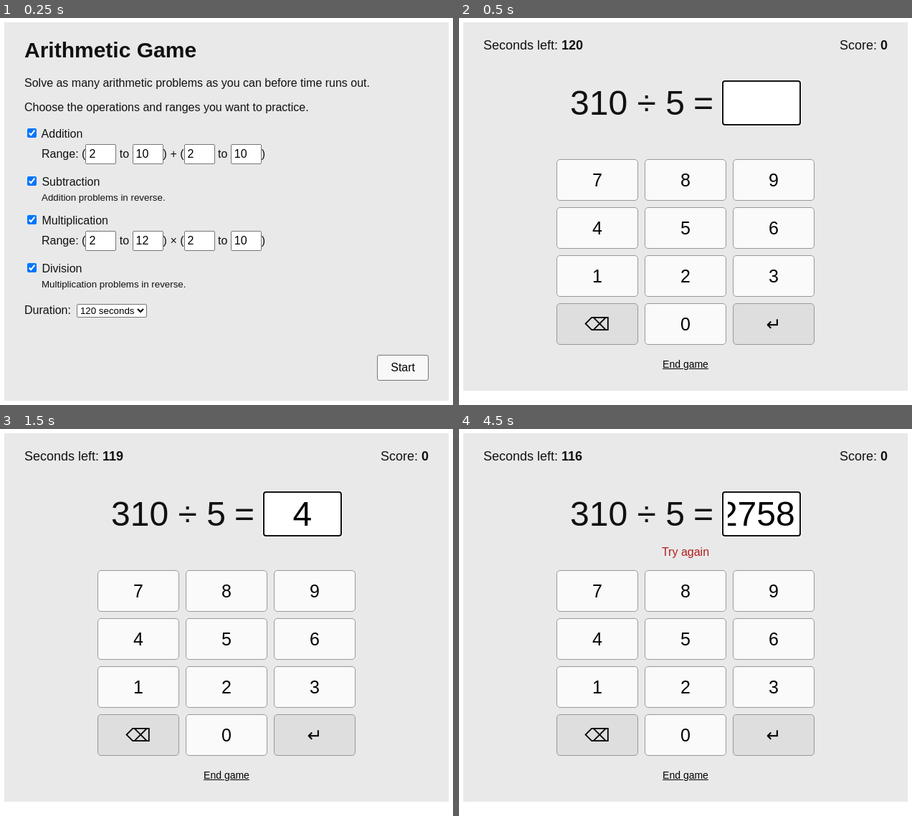
Above: before the commit, frames 1-4 (two rows, left to right).
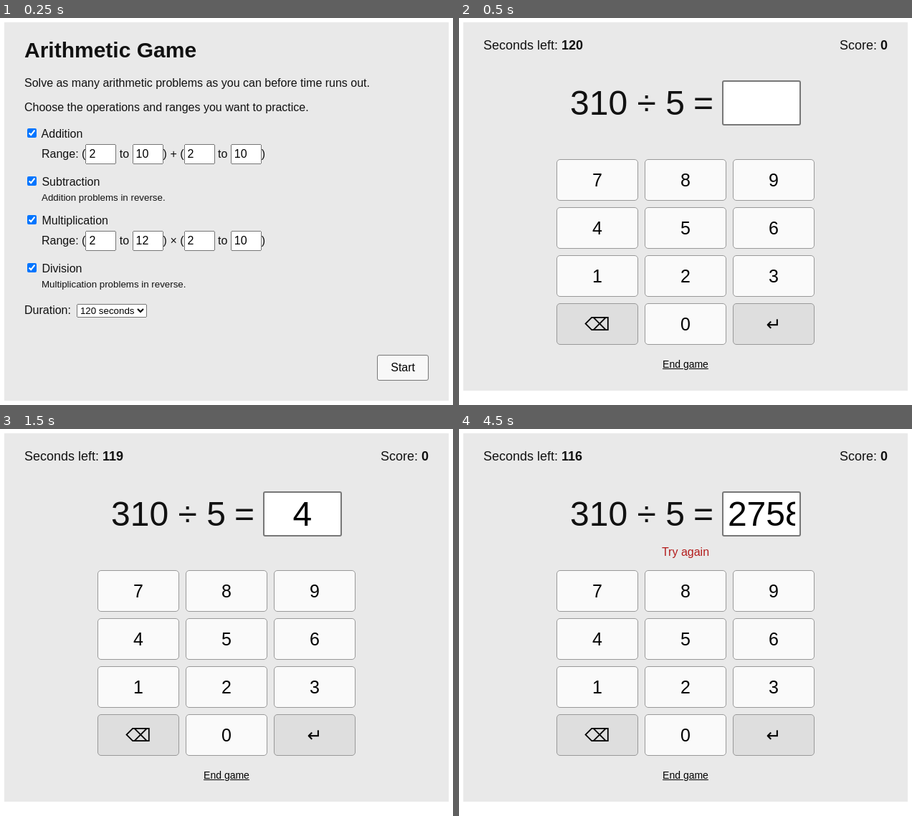
Above: after the commit, the same moments.

Repository: Rajsingh0010/arithmetic-game
Game: browser game, page index.html
The game is run twice, just before and just after one commit, with the same random seed, the same clock (stepped at 60 frames per second) and the same inputs.
Inputs (mouse positions are in pixels of both pictures, inside the frame that each line leads up to):
- Up to frame 1 (0.25 s): no input
- Up to frame 2 (0.5 s): click "Start" at 0.27 s
- Up to frame 3 (1.5 s): click "4" at 1.27 s
- Up to frame 4 (4.5 s): click "0" at 1.87 s; click (762, 514) at 2.47 s; type "2" at 2.47 s; tap Enter at 2.5, 2.52 s; click "7" at 3.07 s; click "5" at 3.67 s; click "8" at 4.27 s

Frame 1 is identical in both runs. In frame 2, 0.2% of the frame differs, in the area x 58-76%, y 16-28%; in frame 3, 0.2%; in frame 4, 0.7%.

Commit message:
Keep native keyboard closed on game start

Diff:
--- a/index.html
+++ b/index.html
@@ -24,9 +24,9 @@
 const $=id=>document.getElementById(id),screens=[$("setup"),$("game"),$("results")];let score=0,seconds=0,timer,question;
 function show(s){screens.forEach(x=>x.hidden=x!==s)}function num(id){return Number($(id).value)||0}function rand(a,b){a=Math.min(a,b);b=Math.max(a,b);return Math.floor(Math.random()*(b-a+1))+a}
 function make(){let kinds=[];if($("add").checked||$("sub").checked)kinds.push("a");if($("mul").checked||$("div").checke …(517 unchanged characters)…
-function next(){question=make();$("question").textContent=question.text;$("answer").value="";$("answer").focus()}function submit(){if(!question||!$("answer").value)return;if(Number($("answer").value)===question.answer){score++;$("score").textContent=score;$("feedback").textContent="";next()}else{$("feedback").textContent="Try again";$("answer").select()}}
+function next(){question=make();$("question").textContent=question.text;$("answer").value=""}function submit(){if(!question||!$("answer").value)return;if(Number($("answer").value)===question.answer){score++;$("score").textContent=score;$("feedback").textContent="";next()}else{$("feedback").textContent="Try again"}}
 function finish(){clearInterval(timer);$("finalScore").textContent=score;let best=Math.max(score,Number(localStorage.bestArithmetic||0));localStorage.bestArithmetic=best;$("best").textContent=`Best score: ${best}`;show($("results"))}
-$("start").onclick=()=>{if(!$("add").checked&&!$("sub").chec …(757 unchanged characters)… swer").value)===question.answer)submit();else $("answer").focus()});
+$("start").onclick=()=>{if(!$("add").checked&&!$("sub").chec …(757 unchanged characters)… swer").value)===question.answer)submit()});
 </script>
 </body>
 </html>
